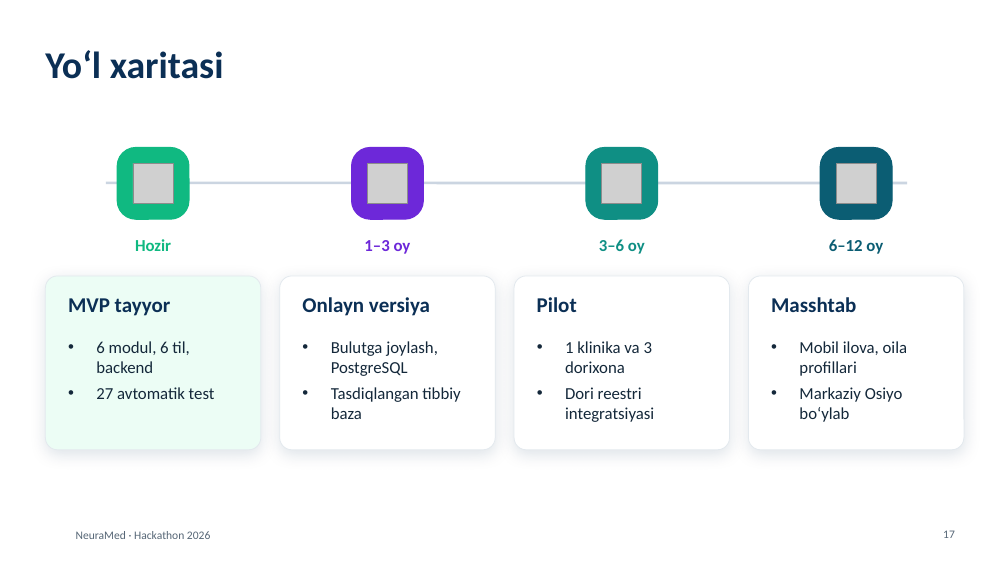
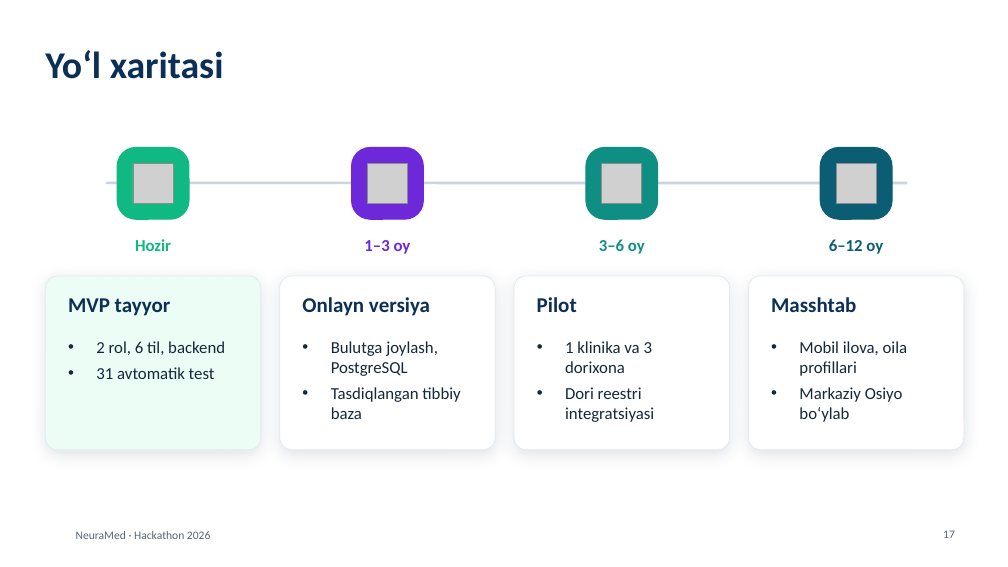
Before and after one commit to umarxon-008/umarxon-008, a slide deck: slide 17 of NeuraMed/taqdimot/NeuraMed-taqdimot.pptx. Drawn at 1008x567 pixels with LibreOffice and Linux fonts; fonts in the diff are those of the drawing; grey boxes stand for pictures; background and template pictures are left out. Boxes give left, top, right and bottom in pixels: in the first picture for what was removed or moved away, otherwise in the second. Text is boxed around its words. In the diff, an @@ line names an element or a change of style, - is before the commit and + after.

```diff
--- a/NeuraMed/taqdimot/NeuraMed-taqdimot.pptx
+++ b/NeuraMed/taqdimot/NeuraMed-taqdimot.pptx
@@ text at bbox=[96, 341, 225, 379]: text changed @@
-• 6 modul, 6 til, backend
-• 27 avtomatik test
+• 2 rol, 6 til, backend
+• 31 avtomatik test
```
Also in this commit, not shown: 12 other slides changed, 1 slide added, 1 slide removed.
